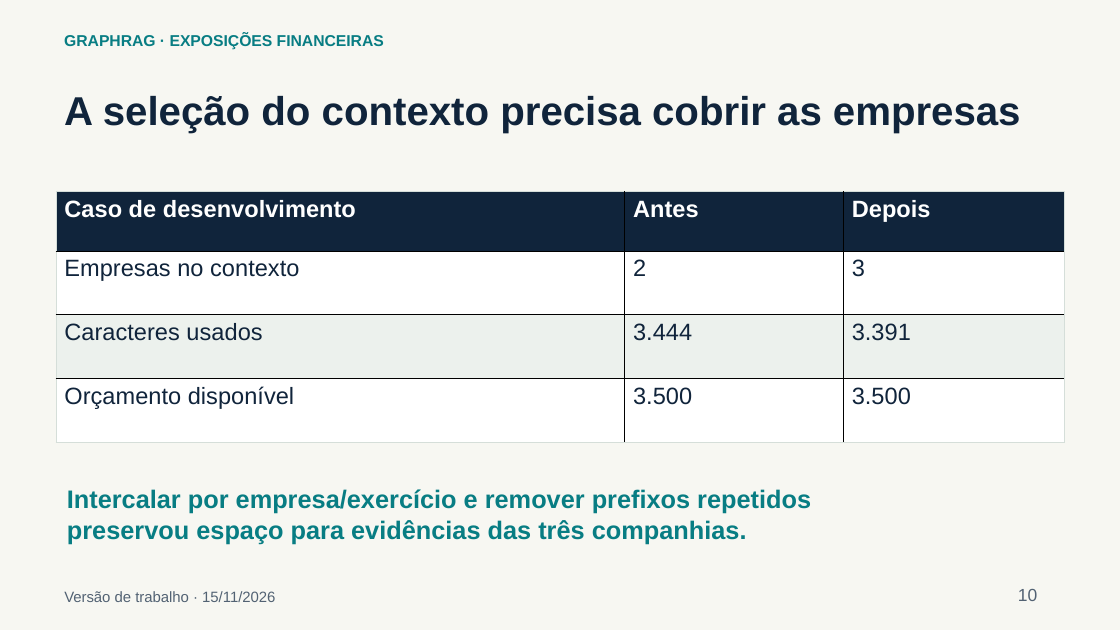
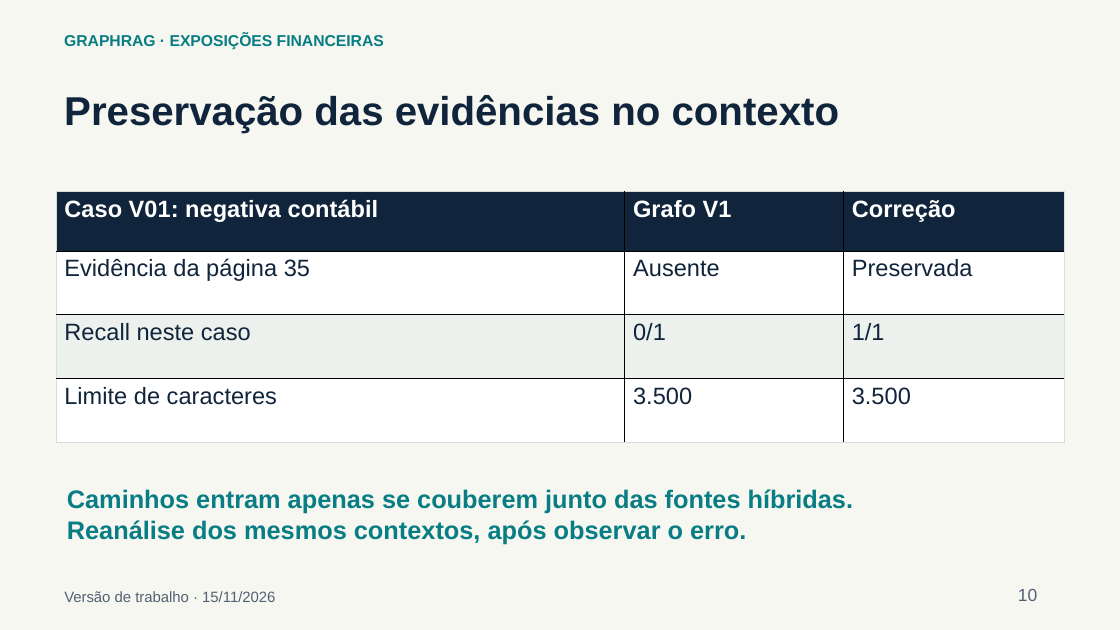
Before and after one commit to victort01/graphrag-riscos-financeiros, a slide deck: slide 10 of docs/apresentacao/apresentacao-revisao.pptx. Drawn at 1120x630 pixels with LibreOffice and Linux fonts; fonts in the diff are those of the drawing. Boxes give left, top, right and bottom in pixels: in the first picture for what was removed or moved away, otherwise in the second. Text is boxed around its words. In the diff, an @@ line names an element or a change of style, - is before the commit and + after.

```diff
--- a/docs/apresentacao/apresentacao-revisao.pptx
+++ b/docs/apresentacao/apresentacao-revisao.pptx
@@ text at (64, 95, 839, 133): text changed @@
-A seleção do contexto precisa cobrir as empresas
+Preservação das evidências no contexto
@@ table at (56, 192, 1064, 443) @@
-row 1: Caso de desenvolvimento | Antes | Depois
+row 1: Caso V01: negativa contábil | Grafo V1 | Correção
-row 2: Empresas no contexto | 2 | 3
+row 2: Evidência da página 35 | Ausente | Preservada
-row 3: Caracteres usados | 3.444 | 3.391
+row 3: Recall neste caso | 0/1 | 1/1
-row 4, column 1: Orçamento disponível
+row 4, column 1: Limite de caracteres
@@ text at (67, 489, 853, 544): text changed @@
-Intercalar por empresa/exercício e remover prefixos repetidos
-preservou espaço para evidências das três companhias.
+Caminhos entram apenas se couberem junto das fontes híbridas.
+Reanálise dos mesmos contextos, após observar o erro.
```
Also in this commit, not shown: 2 other slides changed, 5 other files.
